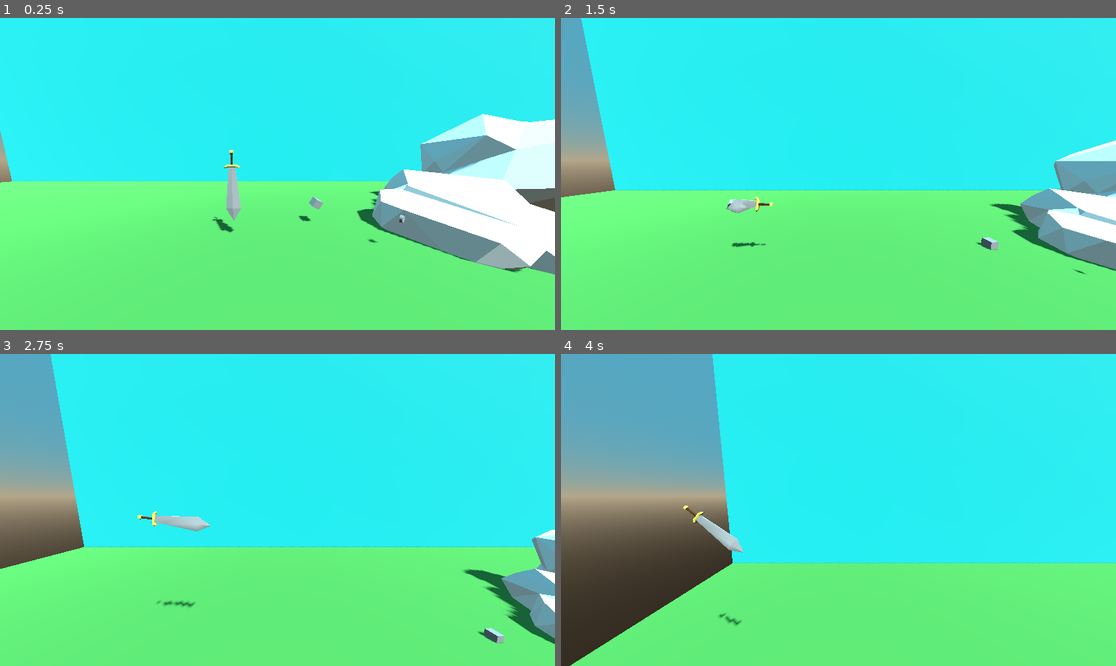
Above: before the commit, frames 1-4 (two rows, left to right).
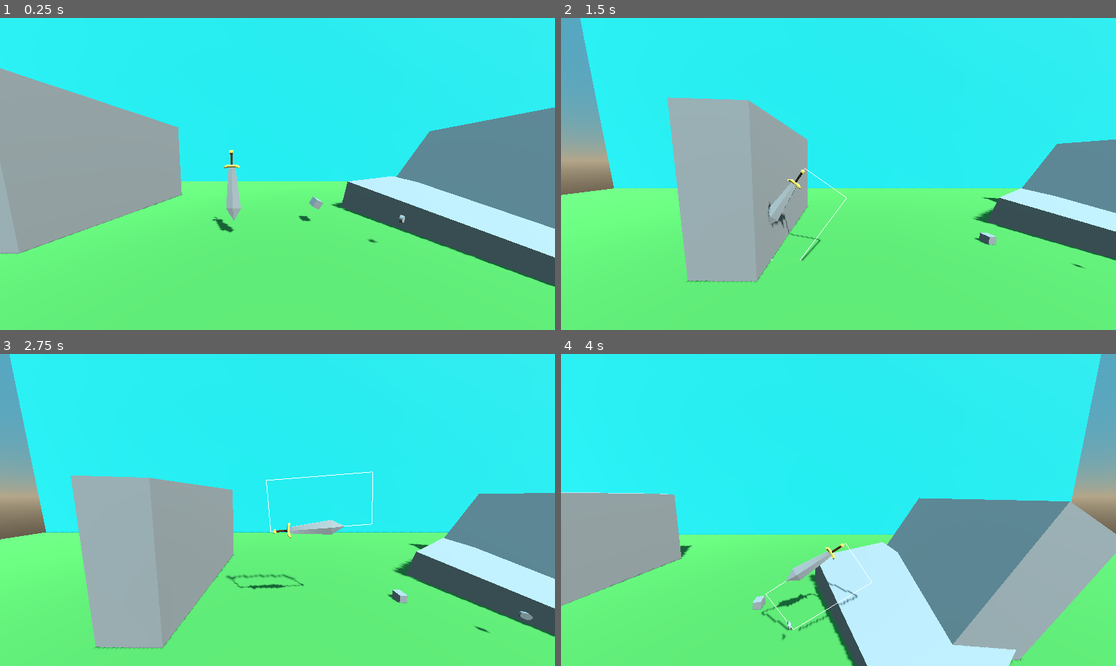
Above: after the commit, the same moments.

Repository: djoerres8/stabbing-over-it
Game: Godot game, scene res://scenes/scene1.tscn
The game is run twice, just before and just after one commit, with the same random seed, the same clock (stepped at 60 frames per second) and the same inputs.
Inputs (mouse positions are in pixels of both pictures, inside the frame that each line leads up to):
- Up to frame 1 (0.25 s): no input
- Up to frame 2 (1.5 s): tap Enter (ui_accept) at 0.5, 0.77 s; move the mouse to (960, 158) at 0.52 s; hold Right (ui_right) 0.53-1.25 s; tap Mouse wheel down (scroll_down, bound only after the commit) at 0.6 s; click (960, 158) at 0.67 s; tap Mouse wheel up (scroll_up, bound only after the commit) at 0.8 s; drag from (727, 189) to (810, 236) at 1.27 s
- Up to frame 3 (2.75 s): move the mouse to (333, 441) at 2.02 s; hold Right (ui_right) from 2.03 s (still down); tap Mouse wheel down (scroll_down, bound only after the commit) at 2.1 s; click (333, 441) at 2.17 s; tap Mouse wheel up (scroll_up, bound only after the commit) at 2.3 s
- Up to frame 4 (4 s): release Right (ui_right) at 2.75 s; drag from (810, 572) to (672, 463) at 2.77 s; move the mouse to (1005, 556) at 3.52 s; hold Left (ui_left) from 3.53 s (still down); tap Mouse wheel down (scroll_down, bound only after the commit) at 3.6 s; click (1005, 556) at 3.67 s; tap Enter (ui_accept) at 3.77 s; tap Mouse wheel up (scroll_up, bound only after the commit) at 3.8 s

The runs differ from the first frame. In frame 1, 26% of the frame differs, in the area x 0-100%, y 16-87%; in frame 2, 18%; in frame 3, 28%; in frame 4, 52%, in the area x 0-100%, y 0-100%.

Commit message:
sword angle launching

Diff:
--- a/project.godot
+++ b/project.godot
@@ -26,3 +26,15 @@
 "events": [Object(InputEventKey,"resource_local_to_scene":false,"resource_name":"","device":-1,"window_id":0,"alt_press …(192 unchanged characters)…
 ]
 }
+scroll_up={
+"deadzone": 0.5,
+"events": [Object(InputEventMouseButton,"resource_local_to_scene":false,"resource_name":"","device":-1,"window_id":0,"alt_pressed":false,"shift_pressed":false,"ctrl_pressed":false,"meta_pressed":false,"button_mask":0,"position":Vector2(0, 0),"global_position":Vector2(0, 0),"factor":1.0,"button_index":4,"canceled":false,"pressed":false,"double_click":false,"script":null)
+, Object(InputEventKey,"resource_local_to_scene":false,"resource_name":"","device":-1,"window_id":0,"alt_pressed":false,"shift_pressed":false,"ctrl_pressed":false,"meta_pressed":false,"pressed":false,"keycode":0,"physical_keycode":4194321,"key_label":0,"unicode":0,"location":0,"echo":false,"script":null)
+]
+}
+scroll_down={
+"deadzone": 0.5,
+"events": [Object(InputEventMouseButton,"resource_local_to_scene":false,"resource_name":"","device":-1,"window_id":0,"alt_pressed":false,"shift_pressed":false,"ctrl_pressed":false,"meta_pressed":false,"button_mask":0,"position":Vector2(0, 0),"global_position":Vector2(0, 0),"factor":1.0,"button_index":5,"canceled":false,"pressed":false,"double_click":false,"script":null)
+, Object(InputEventKey,"resource_local_to_scene":false,"resource_name":"","device":-1,"window_id":0,"alt_pressed":false,"shift_pressed":false,"ctrl_pressed":false,"meta_pressed":false,"pressed":false,"keycode":0,"physical_keycode":4194319,"key_label":0,"unicode":0,"location":0,"echo":false,"script":null)
+]
+}
--- a/scenes/rock_1.tscn
+++ b/scenes/rock_1.tscn
@@ -1,15 +1,16 @@
 [gd_scene load_steps=3 format=3 uid="uid://bkx31r3e8afob"]
 
-[ext_resource type="ArrayMesh" uid="uid://dlhtwwd83s5b8" path="res://assets/meshes/rock1_mesh.res" id="1_msyg2"]
+[sub_resource type="BoxMesh" id="BoxMesh_glktw"]
+size = Vector3(2.5, 1, 3)
 
 [sub_resource type="BoxShape3D" id="BoxShape3D_i8b7a"]
-size = Vector3(2.71716, 0.876831, 2.92566)
+size = Vector3(2.5, 1, 3)
 
 [node name="Rock1" type="StaticBody3D"]
 
 [node name="MeshInstance3D" type="MeshInstance3D" parent="."]
-mesh = ExtResource("1_msyg2")
+mesh = SubResource("BoxMesh_glktw")
 
 [node name="CollisionShape3D" type="CollisionShape3D" parent="."]
-transform = Transform3D(0.999837, -0.0180806, 0, 0.0180806, 0.999837, 0, 0, 0, 1, 0.139949, 0.354433, 0.112024)
+transform = Transform3D(1, 0, 0, 0, 1, 0, 0, 0, 1, 0, 0, 0)
 shape = SubResource("BoxShape3D_i8b7a")
--- a/scenes/scene1.tscn
+++ b/scenes/scene1.tscn
@@ -62,6 +62,9 @@
 [node name="Rock2" parent="." instance=ExtResource("4_n0k1x")]
 transform = Transform3D(3.15969, -5.10063, 0, 5.10063, 3.15969, 0, 0, 0, 6, 30.4697, 6.24716, -6.54729)
 
+[node name="Rock3" parent="." instance=ExtResource("4_n0k1x")]
+transform = Transform3D(0.186057, -5.99712, 0, 5.99712, 0.186057, 0, 0, 0, 6, -25.4199, 7.66509, -6.75525)
+
 [node name="Block" parent="." instance=ExtResource("5_krq3j")]
 transform = Transform3D(0.5, -0.836516, 0.224144, 0.866026, 0.482963, -0.12941, 0, 0.258819, 0.965926, 4, 3, -3)
 
--- a/scenes/stabbert.tscn
+++ b/scenes/stabbert.tscn
@@ -272,7 +272,6 @@
 
 [node name="swordBlade" type="CollisionPolygon3D" parent="."]
 depth = 0.25
-disabled = true
 polygon = PackedVector2Array(0.677073, 0.556605, -0.670913, 0.577917, -0.288546, 4.09877, 0.286879, 4.1041)
 
 [node name="swordHilt" type="CollisionPolygon3D" parent="."]
@@ -302,4 +301,5 @@
 [connection signal="body_entered" from="." to="." method="_on_body_entered"]
 [connection signal="input_event" from="." to="." method="_on_input_event"]
 [connection signal="body_entered" from="SwordTipArea" to="." method="_on_sword_tip_area_body_entered"]
+[connection signal="body_exited" from="SwordTipArea" to="." method="_on_sword_tip_area_body_exited"]
 [connection signal="input_event" from="Area3D" to="." method="_on_area_3d_input_event"]
--- a/scripts/stabbert.gd
+++ b/scripts/stabbert.gd
@@ -5,7 +5,10 @@
 
 @onready var camera: Camera3D = $Camera_Controller/Camera_Target/Camera3D
 
-const ROTATION_SPEED = 2.0 # Adjust rotation speed as needed
+@onready var debug_mesh: ImmediateMesh = ImmediateMesh.new()
+
+const GRAVITY_SCALE = 3
+const MANUAL_ROTATION_SPEED = 10.0 # Adjust rotation speed as needed
 
 const MAX_X_PULSE = 30
 const MAX_Y_PULSE = 20
@@ -16,6 +19,9 @@
 var pulse : Vector3
 var torque : Vector3
 
+#wether or not stabbert is currently impaling a surface
+var stabbed = false
+
 var start_position : Vector3
 var end_position : Vector3
 
@@ -23,14 +29,32 @@
 # Called when the node enters the scene tree for the first time.
 func _ready() -> void:
 	$Skeleton3D/SkeletonIK3D.start()
+	# Add a MeshInstance3D to display the ImmediateMesh
+	var mesh_instance = MeshInstance3D.new()
+	mesh_instance.mesh = debug_mesh
+	add_child(mesh_instance)
 
 func _physics_process(delta: float) -> void:
 	#Make camera controller match position of self
 	$Camera_Controller.position = lerp($Camera_Controller.position, position, .05)
 
+	#launch box
+	if selected:
+		draw_launch_box()
+
+	#stop linear motion if impaled
+	if stabbed:
+		stop_motion()
+
+		#rotate left/right while stabbed
+		if Input.is_action_just_pressed("scroll_down"):
+			rotation.z -= MANUAL_ROTATION_SPEED * delta
+		elif Input.is_action_just_pressed("scroll_up"):
+			rotation.z += MANUAL_ROTATION_SPEED * delta
+
 	# reset position
 	if Input.is_action_pressed("reset_position"):
-		self.position = Vector3(0, 0, 0)  # Reset position to (0, 0, 0)
+		self.position = Vector3(0, 5, 0)  # Reset position to (0, 0, 0)
 		self.rotation_degrees = Vector3(0, 0, 0)  # Reset rotation to (0, 0, 0)
 		self.linear_velocity = Vector3(0, 0, 0)  # Stop linear momentum
 		self.angular_velocity = Vector3(0, 0, 0)  # Stop angular momentum
@@ -39,16 +63,101 @@
 func stop_motion() -> void:
 	linear_velocity = Vector3.ZERO
 	angular_velocity = Vector3.ZERO
-	sleeping = true
+	gravity_scale = 0
+
+func continue_motion() -> void:
+	stabbed = false
+	gravity_scale = GRAVITY_SCALE
+
 
 # given a pulse and torque apply force and rotation to the sword
 func shoot(pulse:Vector3, torque:Vector3)->void:
+
+	# allow sword to leave a surface
+	continue_motion()
+
 	# Reset linear and angular velocity so to not "stack" impulses
 	linear_velocity = Vector3.ZERO
 	angular_velocity = Vector3.ZERO
 
-	self.apply_impulse(pulse) # just need x and y values
+	# Calculate the adjusted pulse based on the current z-rotation
+	var angle = rotation.z  # Get the object's z-rotation in radians
+	var cos_angle = cos(angle)
+	var sin_angle = sin(angle)
+
+
+  # Rotate the pulse vector in the X-Y plane
+	var adjusted_pulse = Vector3(
+		pulse.x * cos_angle - pulse.y * sin_angle,
+		pulse.x * sin_angle + pulse.y * cos_angle,
+		pulse.z  # Z stays the same
+	)
+
+	# Debug output
+	print("Original pulse: ", pulse)
+	print("Z-rotation (radians): ", angle)
+	print("Adjusted pulse: ", adjusted_pulse)
+
+	self.apply_impulse(adjusted_pulse) # just need x and y values
 	self.apply_torque_impulse(torque) # just need z value
+
+
+func draw_launch_direction(pulse: Vector3):
+	# Clear any previously drawn surfaces
+	debug_mesh.clear_surfaces()
+
+	# Start creating the line geometry
+	debug_mesh.surface_begin(Mesh.PRIMITIVE_LINES)
+
+	# Set line color (optional)
+	debug_mesh.surface_set_color(Color(0, 1, 0))
+
+	# Line start (object's position in global space)
+	var start = Vector3.ZERO
+	debug_mesh.surface_add_vertex(start)
+
+	# Line end (in the direction of the pulse)
+	var end = pulse * 10   # Adjust the length as needed
+	debug_mesh.surface_add_vertex(end)
+
+	# Finish creating the line
+	debug_mesh.surface_end()
+
+func draw_launch_box():
+	# Clear any previously drawn surfaces
+	debug_mesh.clear_surfaces()
+
+	# Start creating the line geometry
+	#debug_mesh.surface_begin(Mesh.PRIMITIVE_LINES)
+
+	var material = StandardMaterial3D.new()
+	material.depth_draw_mode = BaseMaterial3D.DEPTH_DRAW_ALWAYS
+	debug_mesh.surface_begin(Mesh.PRIMITIVE_LINES, material)
+
+	# Set line color
+	debug_mesh.surface_set_color(Color(0, 1, 0))
+
+	# Define the box vertices
+	var v1 = Vector3(0, -4, 0)            # Bottom-left
+	var v2 = Vector3(0, 6, 0)            # Top-left
+	var v3 = Vector3(5, 6, 0)            # Top-right
+	var v4 = Vector3(5, -4, 0)            # Bottom-right
+
+	# Draw the box edges
+	debug_mesh.surface_add_vertex(v1)  # Bottom-left to Top-left
+	debug_mesh.surface_add_vertex(v2)
+
+	debug_mesh.surface_add_vertex(v2)  # Top-left to Top-right
+	debug_mesh.surface_add_vertex(v3)
+
+	debug_mesh.surface_add_vertex(v3)  # Top-right to Bottom-right
+	debug_mesh.surface_add_vertex(v4)
+
+	debug_mesh.surface_add_vertex(v4)  # Bottom-right to Bottom-left
+	debug_mesh.surface_add_vertex(v1)
+
+	# Finish creating the box
+	debug_mesh.surface_end()
 
 
 func _on_area_3d_input_event(camera: Node, event: InputEvent, event_position: Vector3, normal: Vector3, shape_idx: int) -> void:
@@ -61,24 +170,16 @@
 
 		elif event.is_released() and event.button_index == MOUSE_BUTTON_LEFT and selected:
 
-			#reset handle position
-			handle.position = Vector3(0,5,0)
-
+			#vector at which mouse is released
 			var areaCollision = camera.shoot_ray()
-			print("Mouse released at position Ray:", areaCollision)
-
-
-			# upward force between 5 and 0. the closer to 0 the stronger torque and more lift
-
-
 
 			# Calculate launching values
-			if areaCollision. x <= 0:
+			if areaCollision.x <= 0:
 				pulse = Vector3(30,20,0)
-				torque = Vector3(0,0,-30)
+				torque = Vector3(0,0,-50)
 			else:
 				pulse = Vector3(-30,20,0)
-				torque = Vector3(0,0,30)
+				torque = Vector3(0,0,50)
 
 
 			#pulse = pulse.limit_length(MAX_PULSE)
@@ -89,6 +190,9 @@
 			print("Shoot with pulse:", pulse)
 			print("Shoot with torque:", torque)
 			selected = false
+
+			#reset handle position
+			handle.position = Vector3(0,5,0)
 
 	#raycast from camer to mouse position (x, y, 0)
 	#check if colliding with bendableArea
@@ -99,8 +203,24 @@
 			# add 5 to y because that is the Handle's offset
 			handle.position = Vector3(areaCollision.x, areaCollision.y + 5, handle.position.z)
 
+			if areaCollision.x <= 0:
+				pulse = Vector3(30,20,0)
+				torque = Vector3(0,0,-50)
+			else:
+				pulse = Vector3(-30,20,0)
+				torque = Vector3(0,0,50)
+
+			#draw_launch_direction(pulse)
+
 
 
 func _on_sword_tip_area_body_entered(_body: Node3D) -> void:
 	print("STAB")
+	stabbed = true
 	stop_motion() # Replace with function body.
+
+
+func _on_sword_tip_area_body_exited(body: Node3D) -> void:
+	print("Bye Stab")
+	continue_motion()
+	stabbed = false
